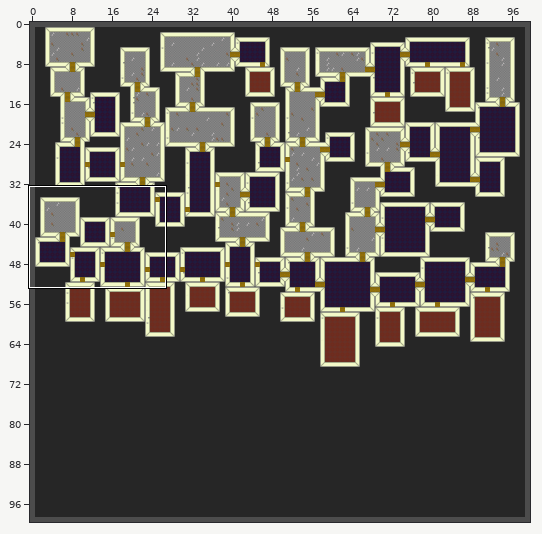
Tiled map, stored at desktop/Maps/test.tmx. The first picture is a wide view before the edit; the outline marks the close-up.
Close-up. Earlier state:
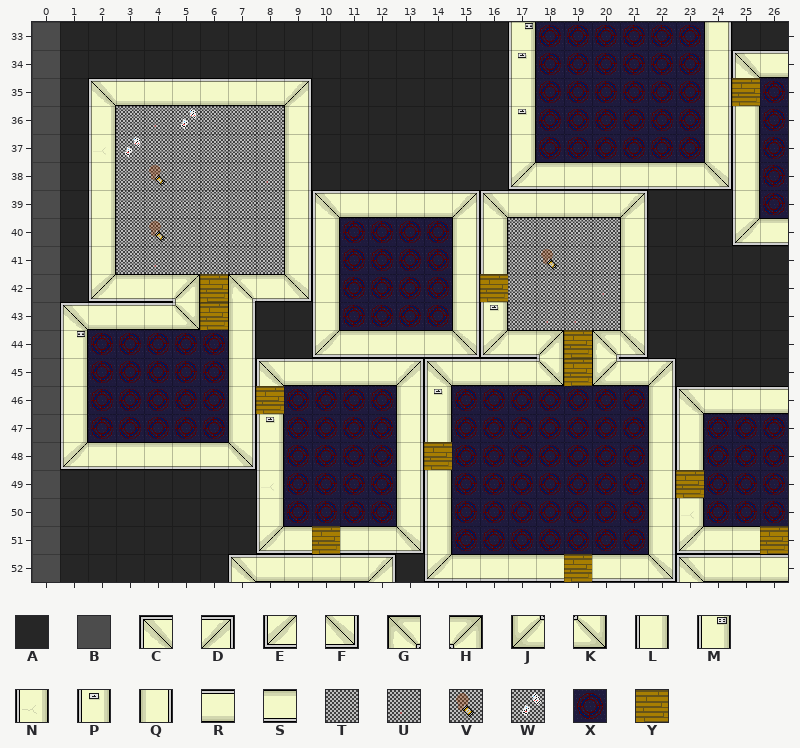
Cells are 32x32 px. Shown: x 0..26, y 33..52. The commit also changed other parts of the map, which this record leaves out.
Key: from "Office01": A 0, B 1, C 2, D 3, E 4, F 5, G 6, H 7, J 8, K 9, L 10, M 11, N 12, P 13, Q 20, R 30, S 40, T 50, U 51, V 52, W 54, X 60, Y 99.
_ is an empty cell.
Layer "Tile Layer 1" before, first column x 0:
33 BAAAAAAAAAAAAAAAAMXXXXXXQAA
34 BAAAAAAAAAAAAAAAAPXXXXXXQCR
35 BACRRRRRRDAAAAAAALXXXXXXQYX
36 BALTUWTTTQAAAAAAAPXXXXXXQLX
37 BANWTTTTTQAAAAAAALXXXXXXQLX
38 BALTVTTTUQAAAAAAAESSSSSSFLX
39 BALTTTTTTQCRRRRDCRRRRDAAALX
40 BALTVTTTTQLXXXXQLTTTTQAAAES
41 BALTUTTTTQLXXXXQLTVTTQAAAAA
42 BAESSHYGSFLXXXXQYTTTUQAAAAA
43 BCRRRKYQAALXXXXQPTUUTQAAAAA
44 BMXXXXXQAAESSSSFESHYGFAAAAA
45 BLXXXXXQCRRRRDCRRRKYJRDAAAA
46 BLXXXXXQYXXXXQPXXXXXXXQCRRR
47 BLXXXXXQPXXXXQLXXXXXXXQLXXX
48 BESSSSSFLXXXXQYXXXXXXXQLXXX
49 BAAAAAAANXXXXQLXXXXXXXQYXXX
50 BAAAAAAALXXXXQLXXXXXXXQNXXX
51 BAAAAAAAESYSSFLXXXXXXXQESSY
52 BAAAAAACRRRRDAESSSSYSSFCRRR
New version:
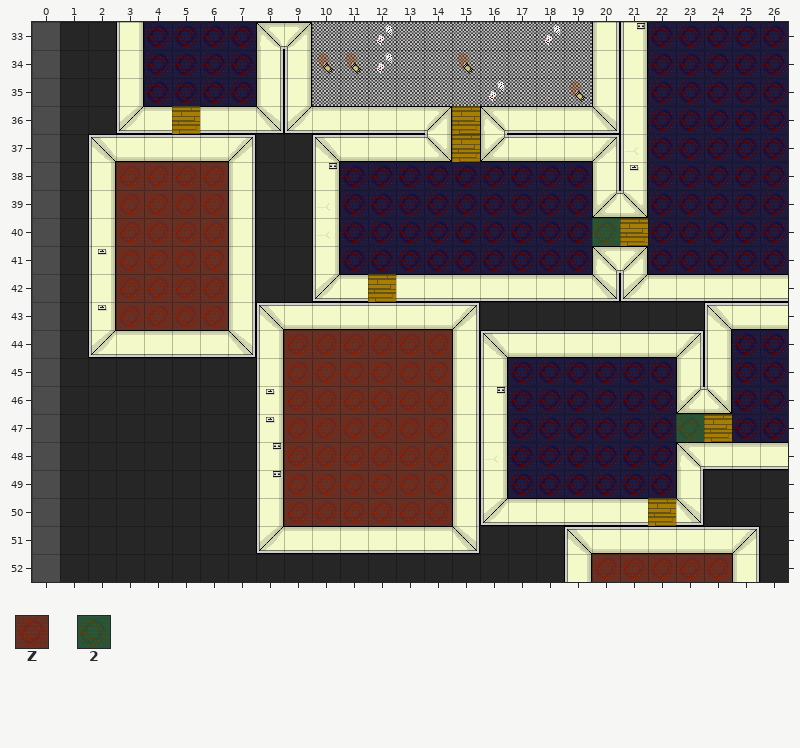
Further tiles: from "Office01": Z 70, 2 87.
What changed:
Changed rows in their new state; . is an unchanged cell.
Layer "Tile Layer 1":
first column x 1:
33 ..LXXXXGHTTWUTTTTWTQM..XXX
34 ..LXXXXQLVVWTTVTTTTQL..XXX
35 .ALXXXXQLTTUTUTWTUVQL..XX.
36 .AESYSSFESSSSHYGSSSFL..XX.
37 .CRRRRDAACRRRKYJRRRDN..XX.
38 ..ZZZZQAAMXXXXXXXXXQPXXXX.
39 ..ZZZZQAANXXXXXXXXXJKXXXX.
40 ..ZZZZQAA.....XXXXX2YXXXXX
41 .PZZZZQAA.....XXXXXGHXXXXX
42 .LZZZZQAAESYSSSSSSSFESSSSS
43 APZZZZ.CRRRRRRDAAAAAA..CRR
44 AESSSSFLZZZZZZQCRRRRRRDLXX
45 AAAAAAALZZZZZZQLXXXXXXQLXX
46 AAAAAAAPZZZZZZQM.....XJKXX
47 AAAAAAA.ZZZZZZQL.....X2Y..
48 AAAAAAAMZZZZZZQN.....XGSSS
49 .......MZZZZZZQL.....XQAAA
50 ........ZZZZZZQESSSSSYFAAA
51 .........S..SSFAAACRRRRRDA
52 ......AAAAAA.AAAAALZZZZZQA
Boxes around the changes in both close-ups, in picture pixels (x1, y1, x2, y2):
changed: (60, 22, 788, 582)
